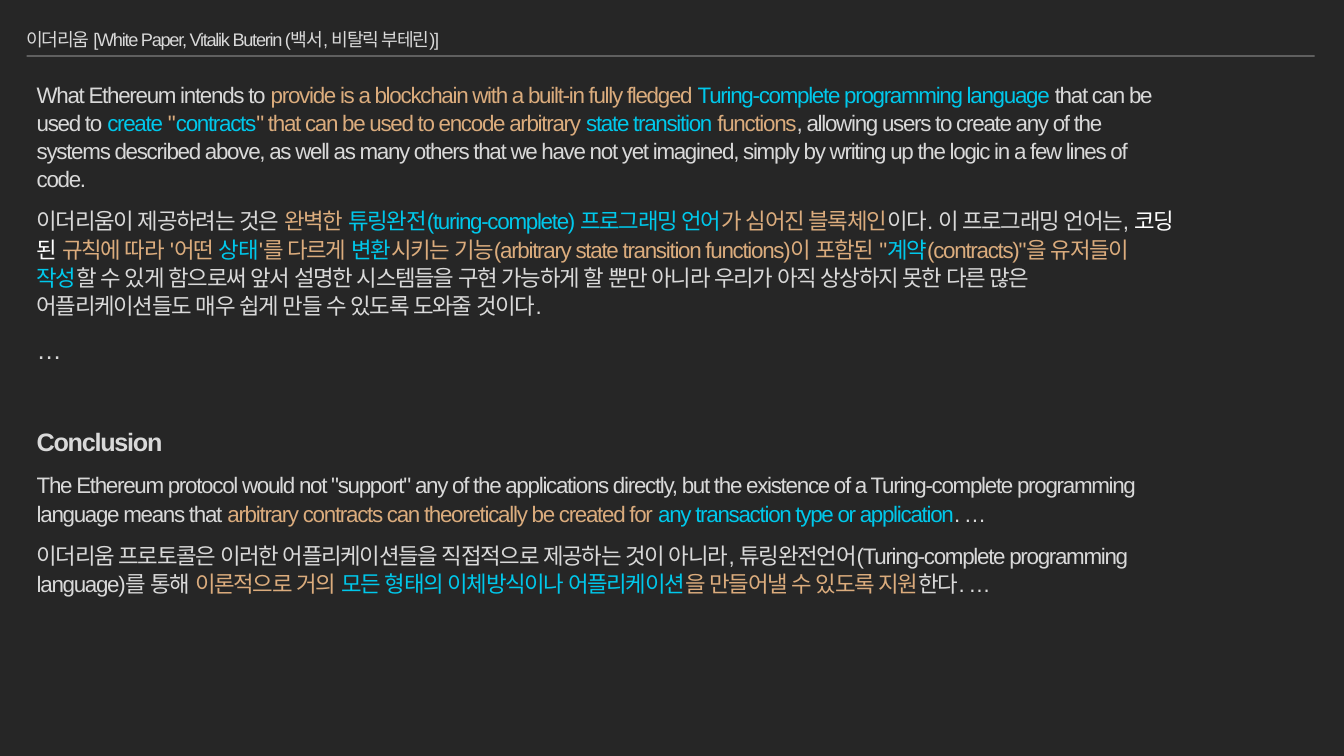
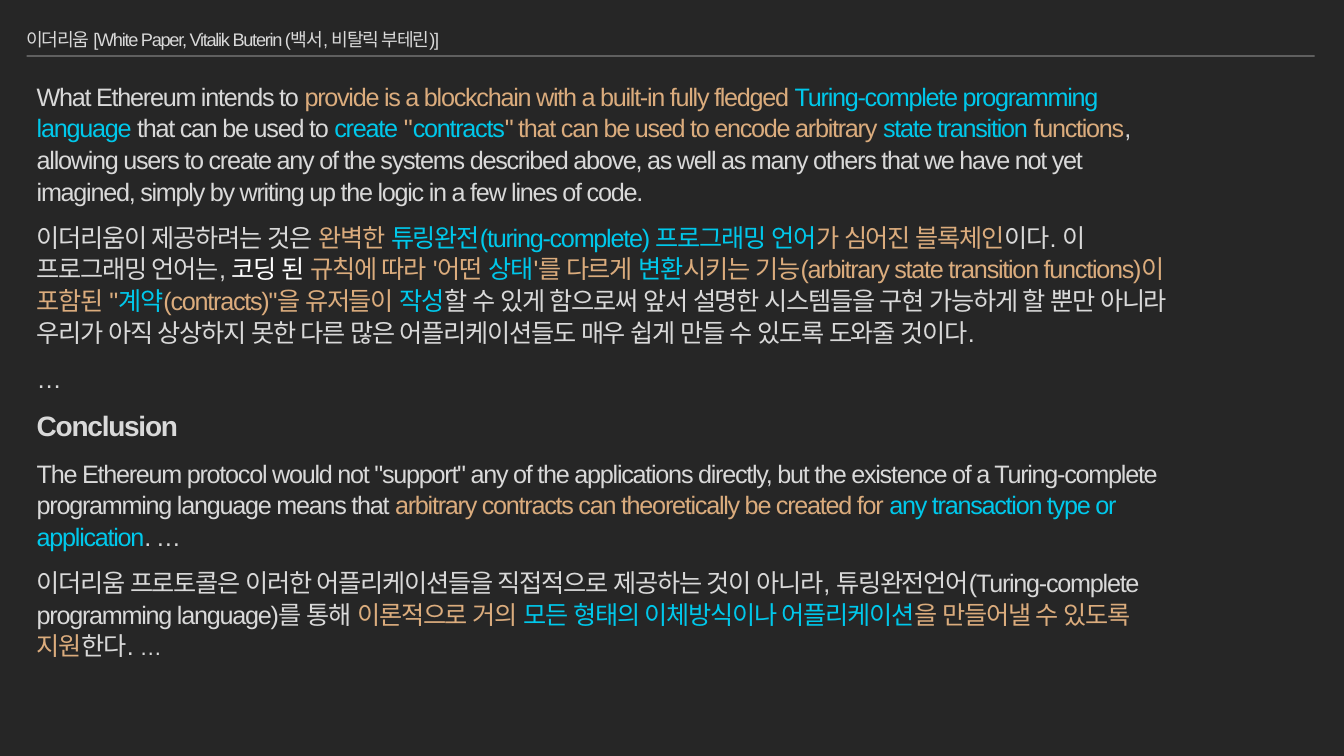
Before and after one commit to moss0801/blockchain-doc, a slide deck: slide 10 of General/Blockchain Part1.pptx. Drawn at 1344x756 pixels with LibreOffice and Linux fonts; fonts in the diff are those of the drawing. Boxes give left, top, right and bottom in pixels: in the first picture for what was removed or moved away, otherwise in the second. Text is boxed around its words. In the diff, an @@ line names an element or a change of style, - is before the commit and + after.

Commit message:
Blockchain Part2 EVM

```diff
--- a/General/Blockchain Part1.pptx
+++ b/General/Blockchain Part1.pptx
@@ text at [37, 87, 1167, 657]: size 16 to 18 pt; size 18 to 20 pt in "Conclusion" @@
```
Also in this commit, not shown: 6 other slides changed, 2 other files.
